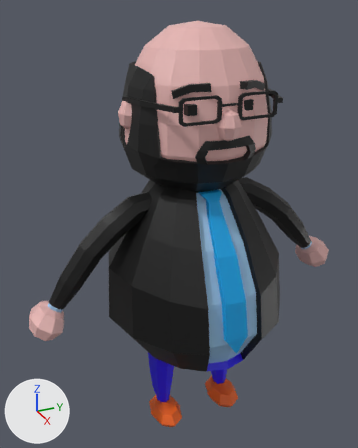
Two versions of the FBX model EscapeTheVR/Assets/SkeletalMeshes/pirkl_laugh.fbx, one commit apart.
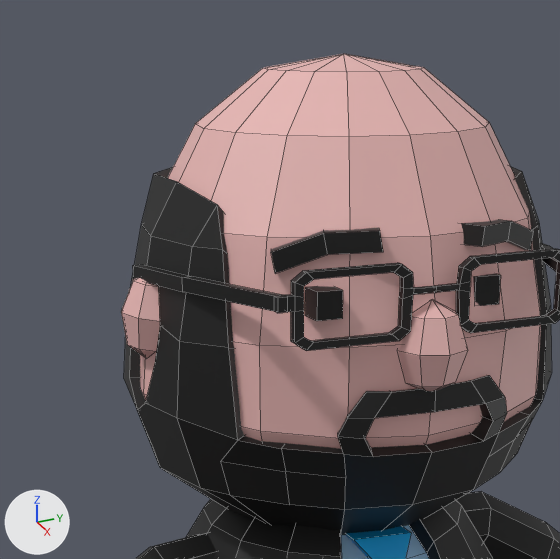
The first picture shows the older version from a camera (50 mm lens) standing at (1.661, -0.81, 1.131) and looking at (-0.022, -0.053, 0.29). The close-ups show both versions on the part from 21% to 77% of the width and 0% to 45% of the height of that picture. Every picture has the same lights, and +X, +Y and +Z are marked at lower left. The close-ups show mesh edges as thin lines.

Before the edit, the objects in view are built like this:
```python
me_cube = bpy.data.meshes.new('Cube')
me_cube.from_pydata(...)  # a box spanning x -1.0..1.0, y -1.0..1.0, z -1.0..1.0
me_cube.materials.append(mat_anzug)  # black #000000
me_cube_001 = bpy.data.meshes.new('Cube.001')
me_cube_001.from_pydata(...)  # a box spanning x -1.0..1.0, y -1.0..1.0, z -1.0..1.0
me_cube_001.materials.append(mat_anzug)  # black #000000
me_sphere_002 = bpy.data.meshes.new('Sphere.002')
me_sphere_002.from_pydata(...)  # 1018 vertices, 1037 faces; spans x -0.27..0.39, y -0.69..0.7, z -0.69..1.06
# faces by material slot: [198, 82, 237, 26, 64, 404, 26]
me_sphere_002.materials.append(mat_anzug)  # black #000000
me_sphere_002.materials.append(mat_hose)  # blue #1f00e7
me_sphere_002.materials.append(mat_haut)  # pink #e7b6b3
me_sphere_002.materials.append(mat_hemd)  # blue #9bc6e7
me_sphere_002.materials.append(mat_schuhe)  # orange #e75e00
me_sphere_002.materials.append(mat_brille)  # black #0e0e0e
me_sphere_002.materials.append(mat_krawatte)  # cyan #00a4e7
ob_augel = bpy.data.objects.new('AugeL', me_cube_001)
ob_augel.location = (0.221, -0.122, 0.805)
ob_augel.scale = (-0.0161, -0.0161, -0.0161)
ob_auger = bpy.data.objects.new('AugeR', me_cube)
ob_auger.location = (0.221, 0.085, 0.805)
ob_auger.scale = (-0.017, -0.017, -0.017)
ob_pirkl = bpy.data.objects.new('Pirkl', me_sphere_002)
ob_pirkl.location = (0.0, 0.0, 0.0)
```
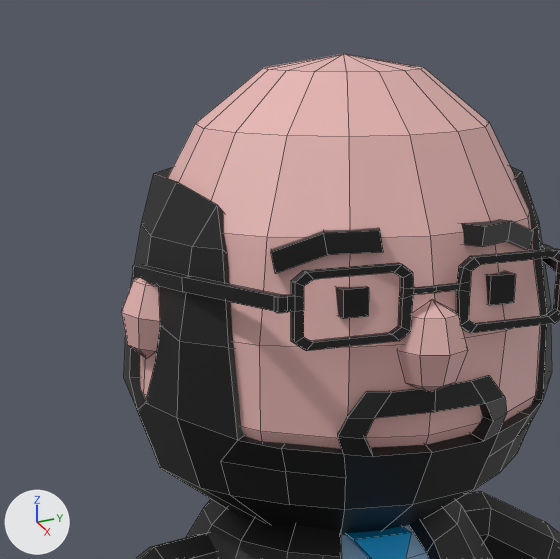
Patch to the scene script:
```diff
--- a/EscapeTheVR/Assets/SkeletalMeshes/pirkl_laugh.fbx.py
+++ b/EscapeTheVR/Assets/SkeletalMeshes/pirkl_laugh.fbx.py
@@ me_sphere_002 @@
 me_sphere_002.from_pydata(...)  # 1018 vertices, 1037 faces; spans x -0.27..0.39, y -0.69..0.7, z -0.69..1.06
 # used by ob_pirkl; location = (0.0, 0.0, 0.0)
+# me_sphere_002 part 1: a new loose piece, a box spanning x 0.205..0.239, y 0.087..0.121, z 0.788..0.822, in mat_anzug (black #000000)
+# me_sphere_002 part 2: a new loose piece, a box spanning x 0.205..0.237, y -0.106..-0.073, z 0.789..0.821, in mat_anzug (black #000000)
 me_sphere_002.materials.append(mat_anzug)
@@ ob_augel @@
-ob_augel = bpy.data.objects.new('AugeL', me_cube_001)
-ob_augel.location = (0.221, -0.122, 0.805)
-ob_augel.scale = (-0.0161, -0.0161, -0.0161)
@@ ob_auger @@
-ob_auger = bpy.data.objects.new('AugeR', me_cube)
-ob_auger.location = (0.221, 0.085, 0.805)
-ob_auger.scale = (-0.017, -0.017, -0.017)
```

What differs and where, as boxes [x1, y1, x2, y2] in the close-ups (560 x 559 px):
'AugeL', deleted (black)
    before: [305, 286, 343, 321]
'AugeR', deleted (black)
    before: [473, 274, 501, 306]
part 1 of me_sphere_002, added (black)
    after: [486, 271, 515, 305]
part 2 of me_sphere_002, added (black)
    after: [335, 286, 369, 319]
